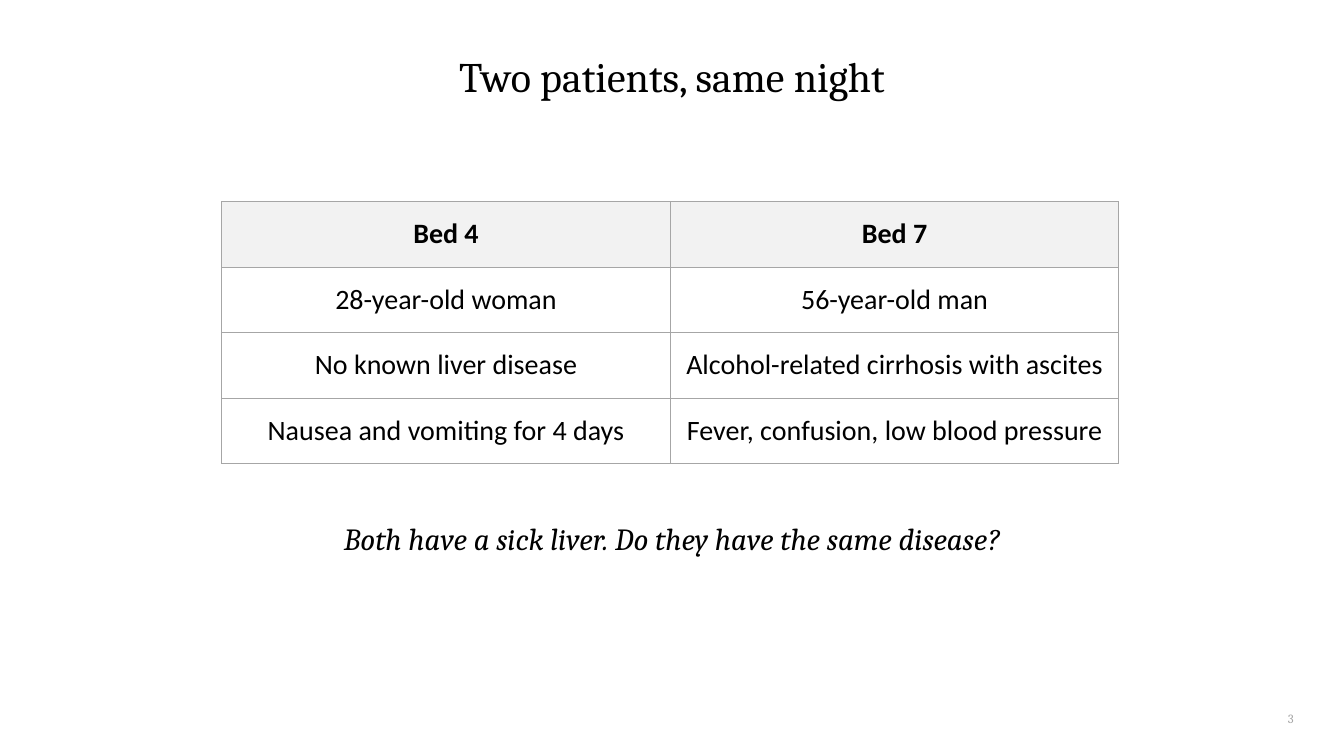
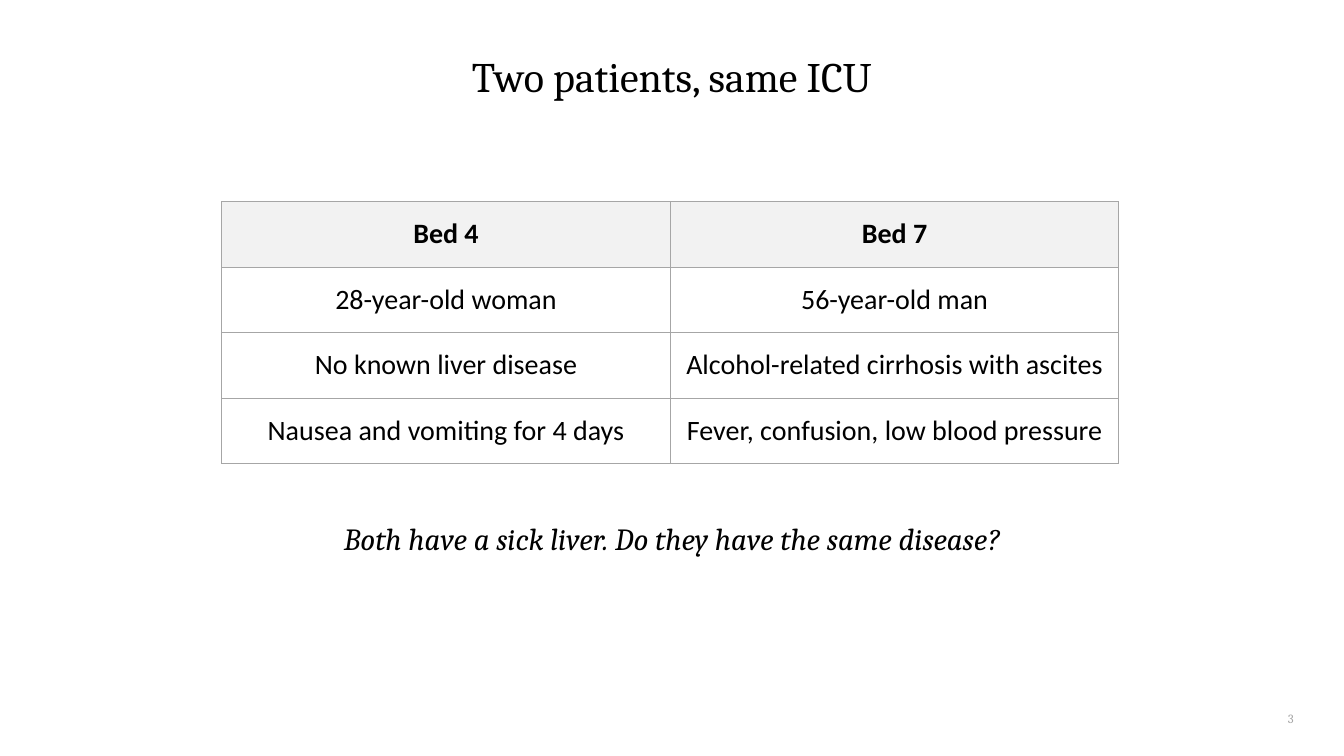
Before and after one commit to qaddodi/mohammad-almeqdadi-lectures, a slide deck: slide 3 of lectures/acute-liver-failure-aclf-in-icu/ALF and ACLF in the ICU.pptx. Drawn at 1344x756 pixels with LibreOffice and Linux fonts; fonts in the diff are those of the drawing. Boxes give left, top, right and bottom in pixels: in the first picture for what was removed or moved away, otherwise in the second. Text is boxed around its words. In the diff, an @@ line names an element or a change of style, - is before the commit and + after.

```diff
--- a/lectures/acute-liver-failure-aclf-in-icu/ALF and ACLF in the ICU.pptx
+++ b/lectures/acute-liver-failure-aclf-in-icu/ALF and ACLF in the ICU.pptx
@@ title at (472,63,872,101): text changed @@
-Two patients, same night
+Two patients, same ICU
```
Also in this commit, not shown: 12 other slides changed, 1 slide added, 1 slide removed, 3 other files.
